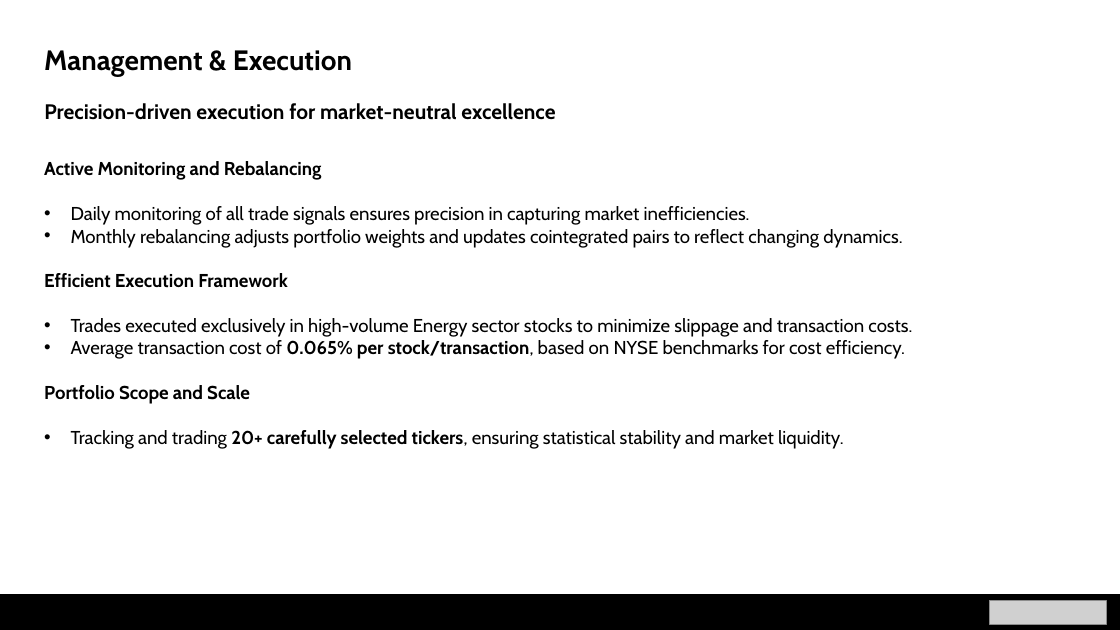
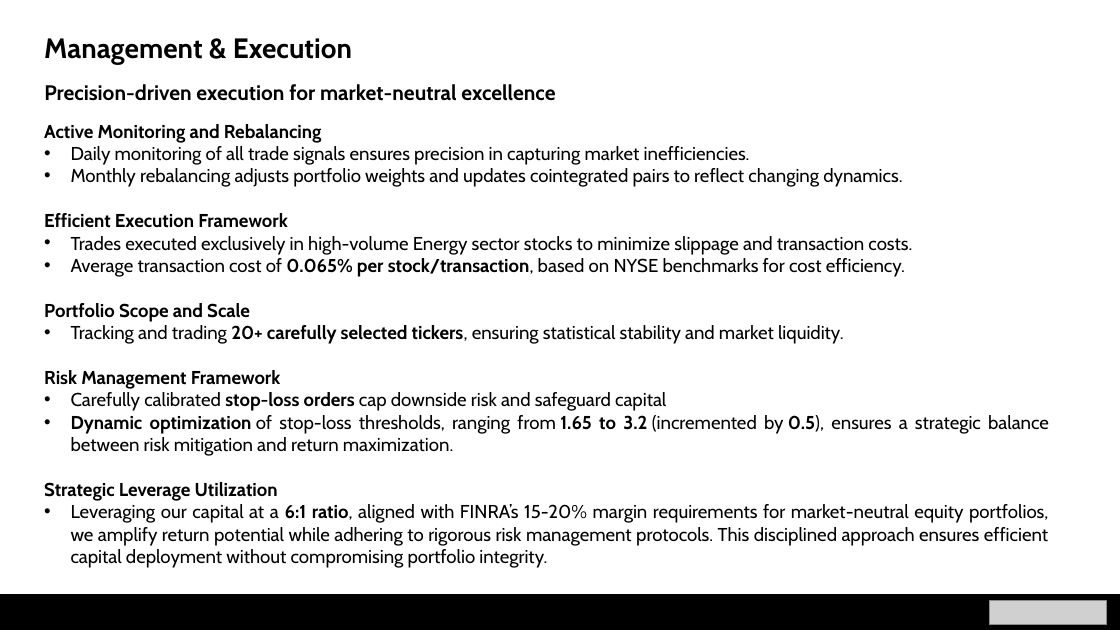
Before and after one commit to nicklewis-16/applied_algo_final, a slide deck: slide 6 of project_presentation.pptx. Drawn at 1120x630 pixels with LibreOffice and Linux fonts; fonts in the diff are those of the drawing; grey boxes stand for pictures. Boxes give left, top, right and bottom in pixels: in the first picture for what was removed or moved away, otherwise in the second. Text is boxed around its words. In the diff, an @@ line names an element or a change of style, - is before the commit and + after.

Commit message:
presentation update

```diff
--- a/project_presentation.pptx
+++ b/project_presentation.pptx
@@ text "Management & Execution": place and size @@
-text "Management & Execution" at <box>44,50,352,76</box>
+text "Management & Execution" at <box>44,38,352,65</box>
@@ text "Precision-driven execution for market-neutral excellence": place and size @@
-text "Precision-driven execution for market-neutral excellence" at <box>44,103,555,120</box>
+text "Precision-driven execution for market-neutral excellence" at <box>44,84,555,101</box>
@@ text "Active Monitoring and Rebalancing": place and size @@
-text "Active Monitoring and Rebalancing" at <box>44,161,912,449</box>
+text "Active Monitoring and Rebalancing" at <box>44,124,1049,568</box>
@@ text at <box>44,370,1049,568</box>: paragraphs added @@
+Risk Management Framework
+• Carefully calibrated stop-loss orders cap downside risk and safeguard capital
+• Dynamic optimization of stop-loss thresholds, ranging from 1.65 to 3.2 (incremented by 0.5), ensures a strategic balance between risk mitigation and return maximization.
+Strategic Leverage Utilization
+• Leveraging our capital at a 6:1 ratio, aligned with FINRA’s 15-20% margin requirements for market-neutral equity portfolios, we amplify return potential while adhering to rigorous risk management protocols. This disciplined approach ensures efficient capital deployment without compromising portfolio integrity.
```
Also in this commit, not shown: 5 other slides changed, 1 slide removed, 1 other file.
